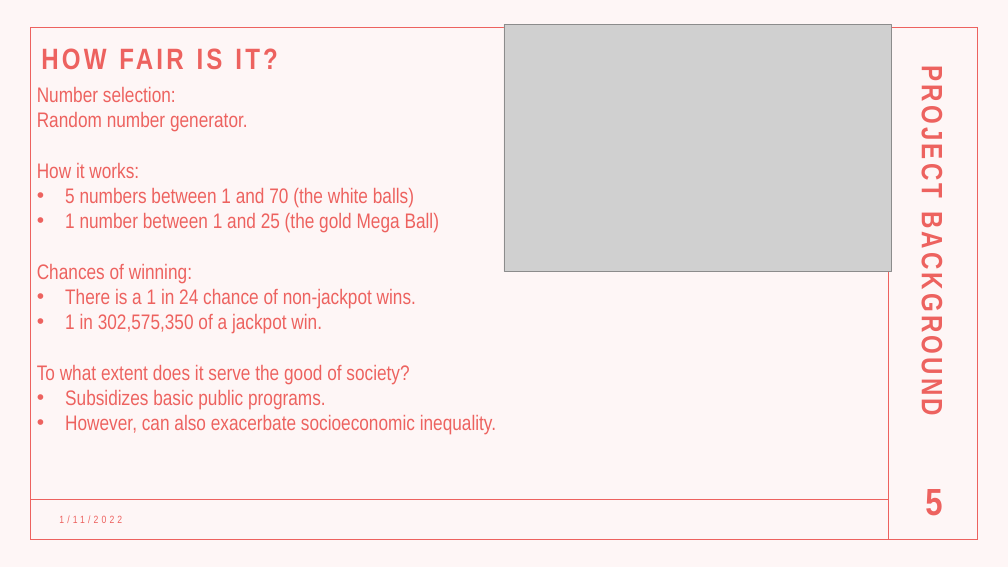
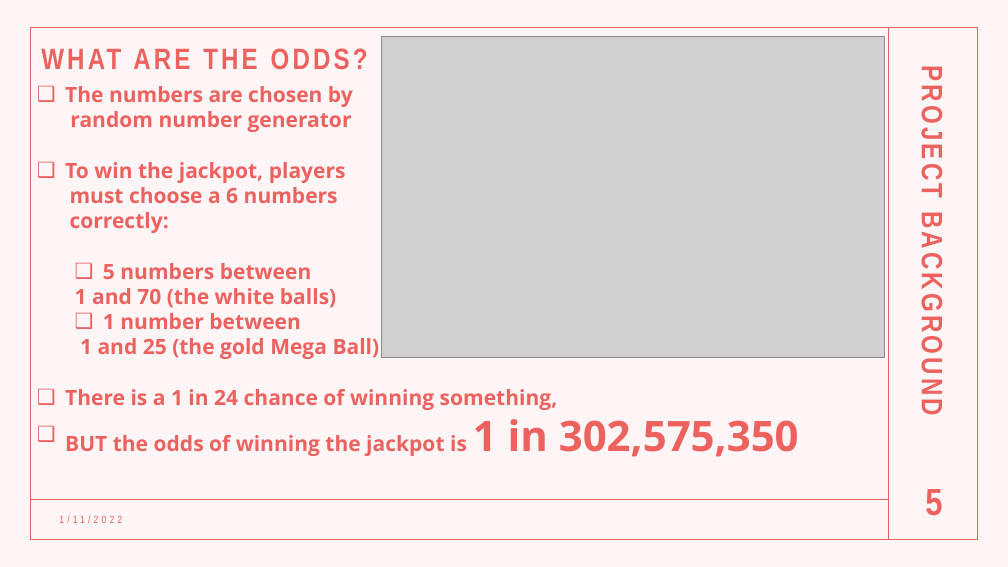
Before and after one commit to AlbiKovi/DSO110---Final-Group-Project, a slide deck: slide 5 of Is the Mega Millions a Mega Trap.pptm. Drawn at 1008x567 pixels with LibreOffice and Linux fonts; fonts in the diff are those of the drawing; grey boxes stand for pictures. Boxes give left, top, right and bottom in pixels: in the first picture for what was removed or moved away, otherwise in the second. Text is boxed around its words. In the diff, an @@ line names an element or a change of style, - is before the commit and + after.

```diff
--- a/Is the Mega Millions a Mega Trap.pptm
+++ b/Is the Mega Millions a Mega Trap.pptm
@@ text at (34, 36, 841, 79): text changed @@
-HOW FAIR IS IT?
+WHAT ARE THE ODDS?
@@ picture: place and size @@
-picture at (504, 24, 892, 271)
+picture at (382, 36, 884, 357)
@@ text at (65, 86, 799, 457): text changed; font Arial Narrow to Open Sans; bold on @@
-Number selection:
-Random number generator.
-How it works:
-• 5 numbers between 1 and 70 (the white balls)
-• 1 number between 1 and 25 (the gold Mega Ball)
-Chances of winning:
-• There is a 1 in 24 chance of non-jackpot wins.
-• 1 in 302,575,350 of a jackpot win.
-To what extent does it serve the good of society?
-• Subsidizes basic public programs.
-• However, can also exacerbate socioeconomic inequality.
+❑ The numbers are chosen by
+random number generator
+❑ To win the jackpot, players
+must choose a 6 numbers
+correctly:
+  ❑ 5 numbers between
+  1 and 70 (the white balls)
+  ❑ 1 number between
+  1 and 25 (the gold Mega Ball)
+❑ There is a 1 in 24 chance of winning something,
+❑ BUT the odds of winning the jackpot is 1 in 302,575,350
```
Also in this commit, not shown: 25 other slides changed, 16 slides removed.
